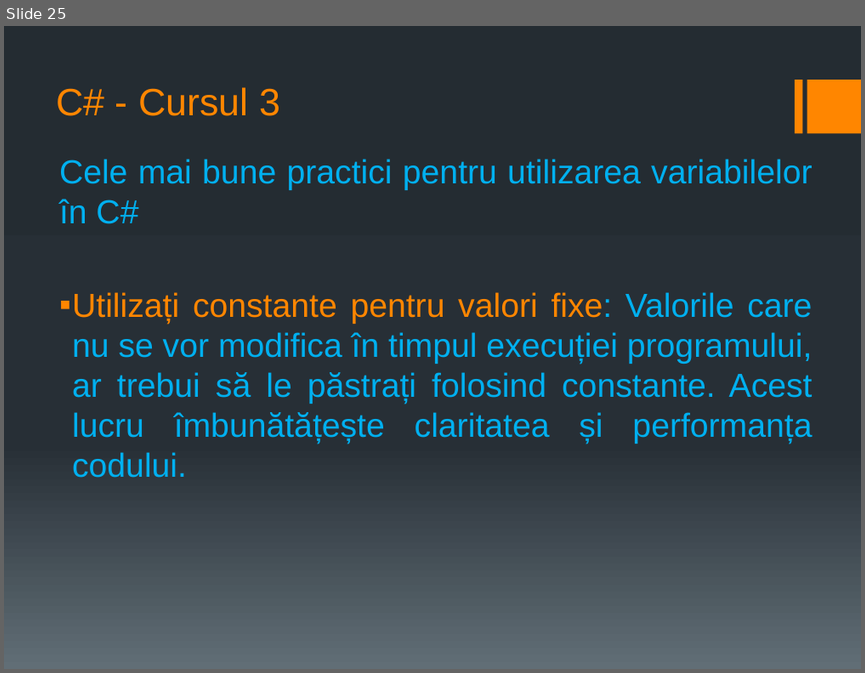
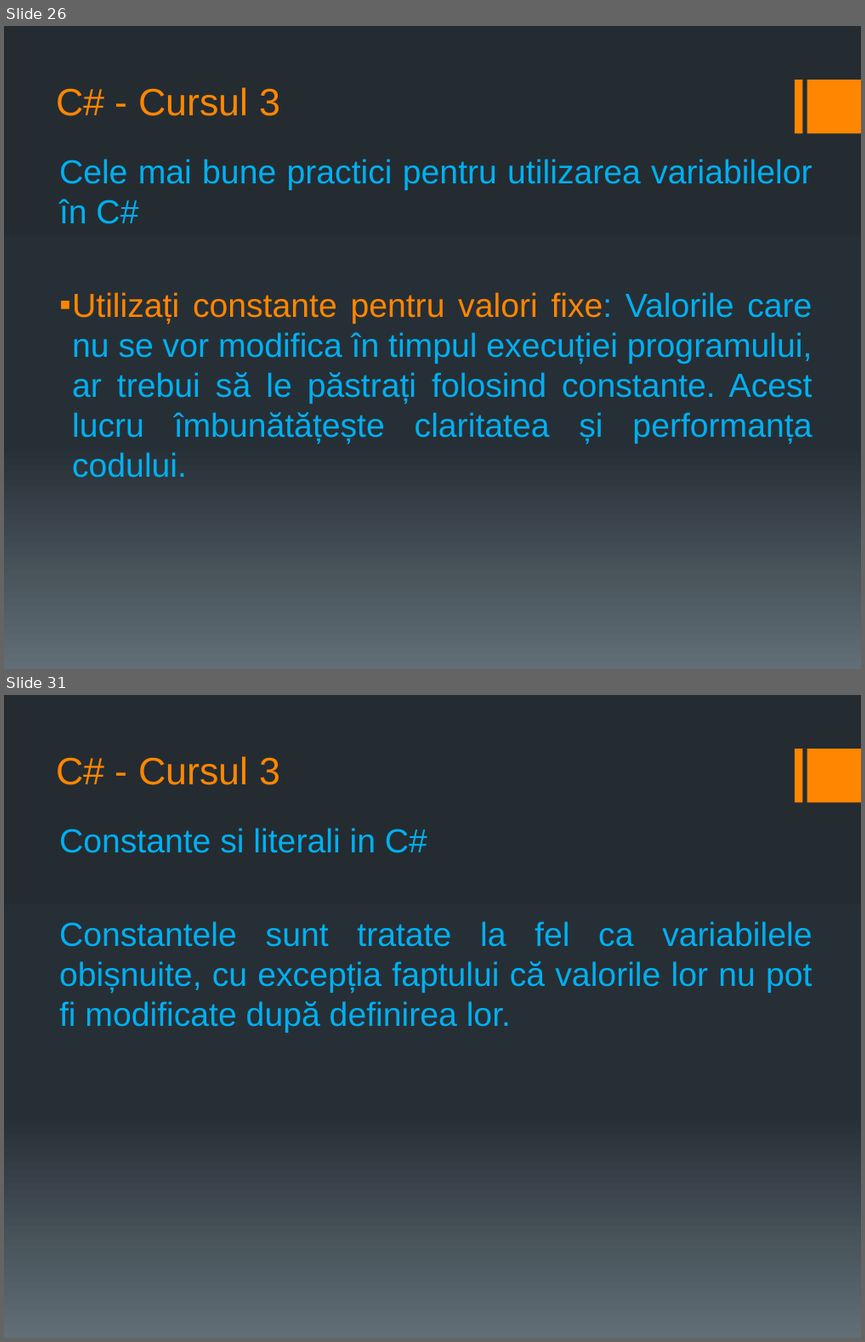
Before and after one commit to PelleRemus/Geoinformatica_Promotia_2025_2028, a slide deck: AlgoritmiSiStructuriDeDate1/Cursuri/cursul 3.pptx. Shown one above the other, each under a label of ours: slide 25 before the commit, slides 26 and 31 after it; the slides between them are not shown. The pictures are 865x673 and 865x1342 pixels, drawn with LibreOffice and Linux fonts; fonts in the diff are those of the drawing. Boxes give left, top, right and bottom in pixels: in the first picture for what was removed or moved away, otherwise in the second. Text is boxed around its words. In the diff, an @@ line names an element or a change of style, - is before the commit and + after.

Commit message:
structuri, enumeratii, constante; algoritmul pentru verificarea daca un numar este prim

```diff
--- a/AlgoritmiSiStructuriDeDate1/Cursuri/cursul 3.pptx
+++ b/AlgoritmiSiStructuriDeDate1/Cursuri/cursul 3.pptx
@@ slide 31 added at (x1=4, y1=695, x2=861, y2=1338), background gradient #242C33 to #273037 to #636D76; not listed: 2 template elements that a slide beside it also shows @@
@@ title added at (x1=56, y1=756, x2=280, y2=785), 32 pt, text #FF8600 @@
+C# - Cursul 3
@@ text added at (x1=59, y1=828, x2=812, y2=1032), 28 pt, text #00B0F0 @@
+Constante si literali in C#
+Constantele sunt tratate la fel ca variabilele obișnuite, cu excepția faptului că valorile lor nu pot fi modificate după definirea lor.
@@ what was slide 25 is now slide 26 @@
```
Also in this commit, not shown: 2 slides changed, 22 other slides added, 5 other files.
